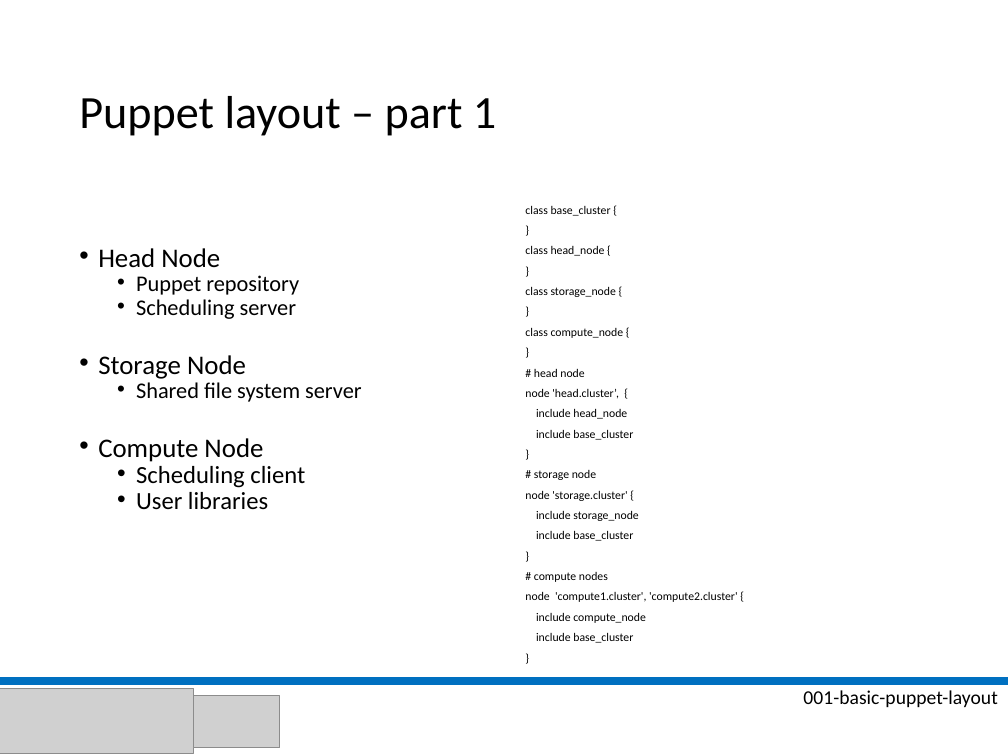
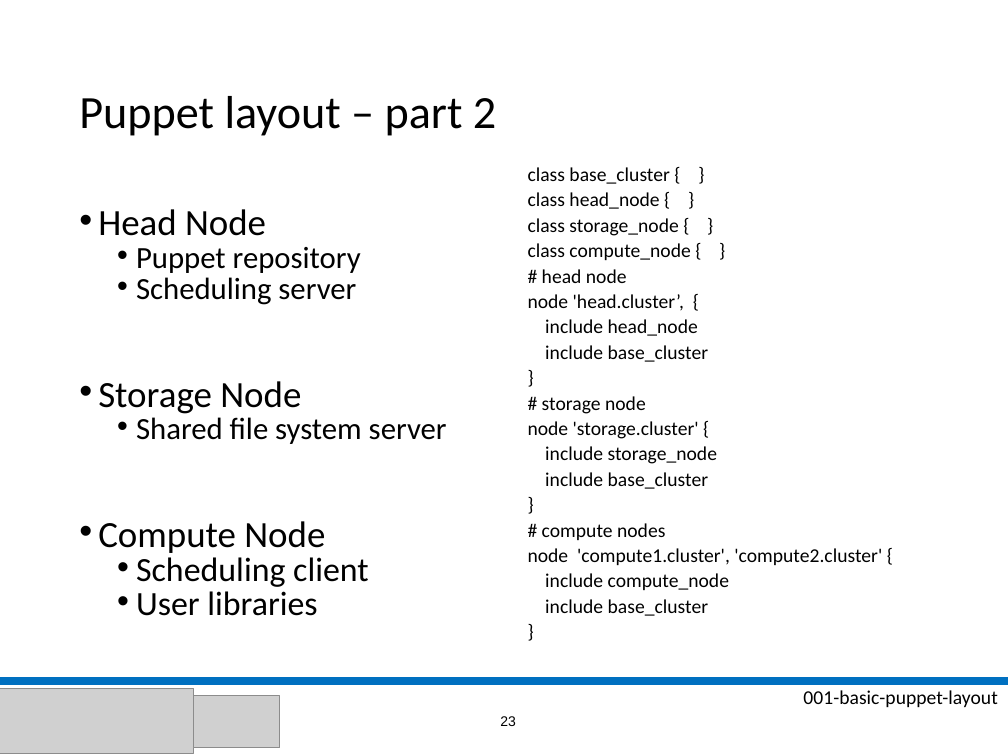
Before and after one commit to stephenlienharrell/build-a-cluster-presentation, a slide deck: slide 23 of Build-A-Cluster.pptx (slide 14 before the commit). Drawn at 1008x756 pixels with LibreOffice and Linux fonts; fonts in the diff are those of the drawing; grey boxes stand for pictures; background and template pictures are left out. Boxes give left, top, right and bottom in pixels: in the first picture for what was removed or moved away, otherwise in the second. Text is boxed around its words. In the diff, an @@ line names an element or a change of style, - is before the commit and + after.

```diff
--- a/Build-A-Cluster.pptx
+++ b/Build-A-Cluster.pptx
@@ title at box(79, 96, 496, 136): text changed @@
-Puppet layout – part 1
+Puppet layout – part 2
@@ text "Head Node": place and size @@
-text "Head Node" at box(98, 248, 362, 510)
+text "Head Node" at box(98, 209, 447, 616)
@@ text "Head Node" at box(98, 209, 447, 616): size 19.2 to 26.4 pt in "Head Node", "Storage Node", "Compute Node"; size 16 to 22 pt in "Puppet repository", "Scheduling server", "Shared file system server"; size 17.6 to 24.2 pt in "Scheduling client", "User libraries" @@
@@ text "class base_cluster { }": place and size @@
-text "class base_cluster { }" at box(525, 206, 738, 643)
+text "class base_cluster { }" at box(528, 167, 882, 616)
@@ text at box(528, 167, 690, 260): text changed; size 8.4 to 14 pt @@
-class base_cluster {
-}
-class head_node {
-}
-class storage_node {
-}
-class compute_node {
-}
+class base_cluster { }
+class head_node { }
+class storage_node { }
+class compute_node { }
@@ text at box(528, 269, 882, 616): size 8.4 to 14 pt in "# head node", "node 'head.cluster’, {", "include head_node", "include base_cluster" and 11 more places; line spacing 0.7 to 0.9; less space between paragraphs @@
@@ page number added at box(500, 716, 516, 726), 10 pt, text #000000 @@
+23
```
Also in this commit, not shown: 40 other slides changed, 23 slides added, 7 slides removed, 28 other files.
